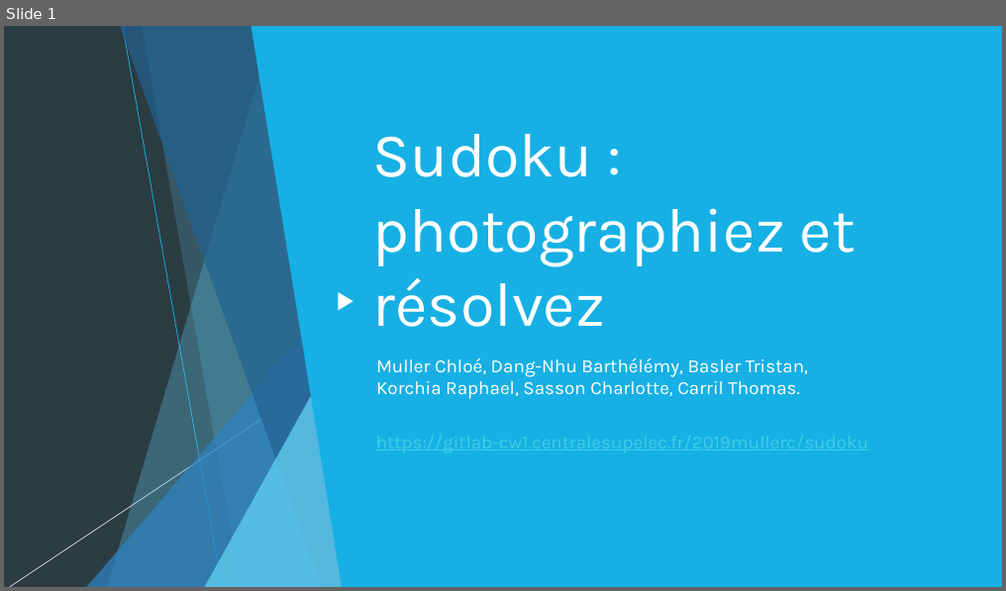
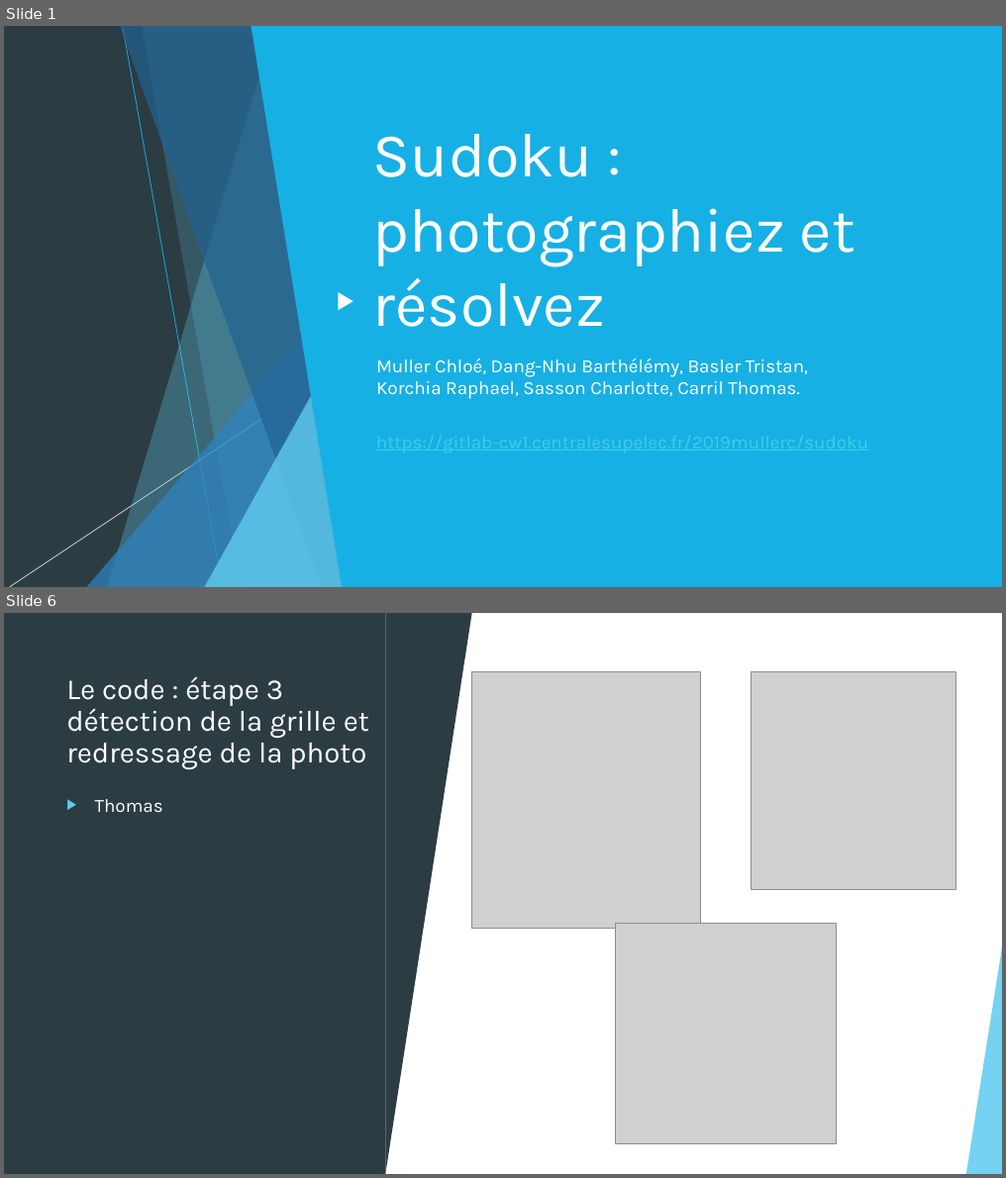
Before and after one commit to chloemuller/sudoku, a slide deck: slide_présentation.pptx. Shown one above the other, each under a label of ours: slide 1 before the commit, slides 1 and 6 after it; the slides between them are not shown. The pictures are 1006x591 and 1006x1178 pixels, drawn with LibreOffice and Linux fonts; fonts in the diff are those of the drawing; grey boxes stand for pictures. Boxes give left, top, right and bottom in pixels: in the first picture for what was removed or moved away, otherwise in the second. Text is boxed around its words. In the diff, an @@ line names an element or a change of style, - is before the commit and + after.

```diff
--- a/slide_présentation.pptx
+++ b/slide_présentation.pptx
@@ slide 6 added at (x1=4, y1=613, x2=1002, y2=1174), background #FFFFFF; not listed: 9 template elements that a slide beside it also shows @@
@@ rectangle added at (x1=4, y1=613, x2=1002, y2=1174), fill #FFFFFF @@
@@ rectangle added at (x1=4, y1=613, x2=386, y2=1174), fill #2C3C43 @@
@@ triangle added at (x1=386, y1=613, x2=472, y2=1174), fill #2C3C43 @@
@@ title added at (x1=66, y1=676, x2=369, y2=769), 28 pt, text #FFFFFF @@
+Le code : étape 3
+détection de la grille et redressage de la photo
@@ picture added at (x1=472, y1=672, x2=700, y2=928) @@
@@ picture added at (x1=751, y1=672, x2=955, y2=889) @@
@@ text added at (x1=95, y1=799, x2=163, y2=812), 18 pt, text #FFFFFF @@
+▶ Thomas
@@ picture added at (x1=616, y1=924, x2=837, y2=1144) @@
@@ triangle added at (x1=4, y1=942, x2=41, y2=1174), fill #5FCBEF at 70% opacity @@
@@ triangle added at (x1=966, y1=942, x2=1002, y2=1174), fill #5FCBEF at 85% opacity @@
```
Also in this commit, not shown: 2 slides changed, 5 other slides added, 1 slide removed.
